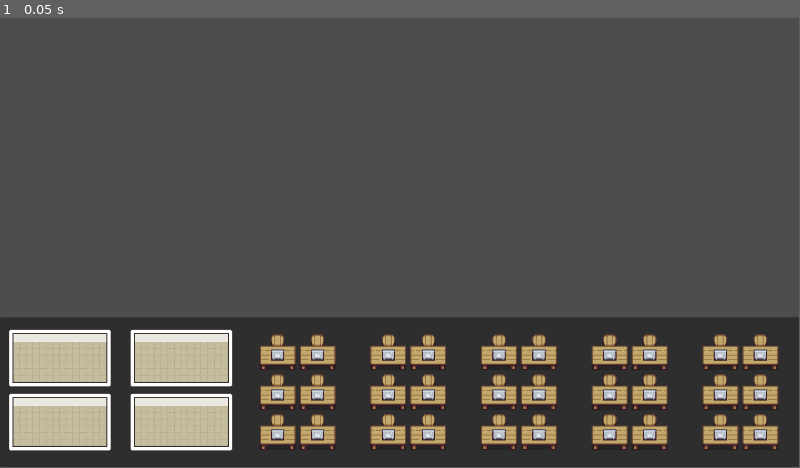
Above: before the commit, frame 1.
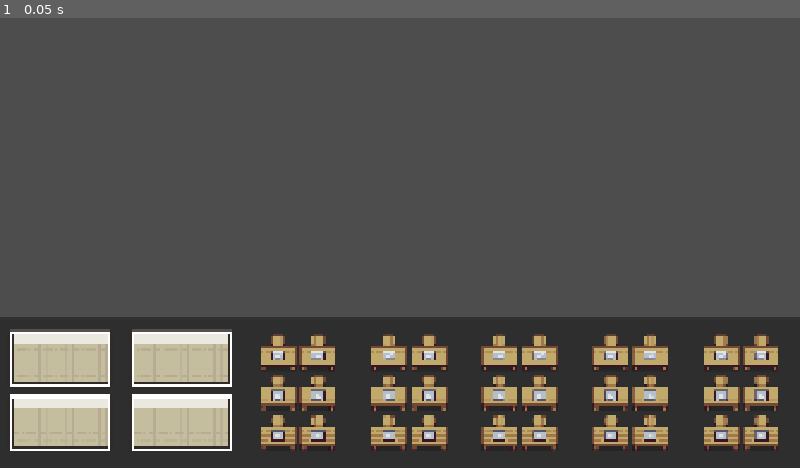
Above: after the commit, the same moment.

Repository: TenningYaya/managing-up
Game: Godot game, scene res://scenes/main.tscn
Two runs of this game, one before a commit and one after it. Both use one fixed random seed, a clock stepped at 60 frames per second and the inputs below. The project has no main scene, so this scene is started directly.
Inputs:
- Up to frame 1 (0.05 s): no input
In our replay, the window is 799x449 before the commit and 800x450 after it. These sizes can differ from the game's own. Grey fills any space a smaller window leaves; there, only what the larger window draws over its background counts as a difference.

The runs differ from the first frame. In frame 1, 5.0% of the frame differs, in the area x 1-100%, y 0-97%.

Commit message:
sidebar_UI_frame

Diff:
--- a/project.godot
+++ b/project.godot
@@ -18,6 +18,8 @@
 
 window/size/viewport_width=1920
 window/size/viewport_height=1080
+window/size/mode=3
+window/stretch/mode="canvas_items"
 
 [physics]
 
--- /dev/null
+++ b/scenes/side_menu.gd
@@ -0,0 +1,30 @@
+extends Control
+
+var open_x = 1570  # 展开时的坐标
+var close_x = 1840 # 收起时的坐标
+var is_open = false # 记录菜单现在是开还是关
+
+# 这个函数专门负责“伸缩”动画
+func toggle_menu():
+	# 切换状态
+	is_open = !is_open
+
+	# 修复后的逻辑：如果是 open 状态，就去 open_x；否则去 close_x
+	var target_x = open_x if is_open else close_x
+
+	# 执行动画
+	var tween = create_tween()
+	tween.tween_property(self, "position:x", target_x, 0.3).set_trans(Tween.TRANS_QUART).set_ease(Tween.EASE_OUT)
+
+# 2. 在各个信号里“调用”它
+func _on_general_pressed():
+	toggle_menu()
+
+func _on_hire_pressed():
+	toggle_menu()
+
+func _on_upgrades_pressed():
+	toggle_menu()
+
+func _on_settings_pressed():
+	toggle_menu()
--- /dev/null
+++ b/scenes/side_menu.tscn
@@ -0,0 +1,131 @@
+[gd_scene format=3 uid="uid://bin62t7m5b1o0"]
+
+[ext_resource type="Script" uid="uid://cj130y7inpn67" path="res://scenes/side_menu.gd" id="1_7o1yw"]
+[ext_resource type="Texture2D" uid="uid://bhdgpy4vms7ux" path="res://assets/sidebar/Pocket Inventory Series #2/Pocket Inventory Series #2 Pixel Map v1.2/Sprites/Content/Pixel Map Base/0.png" id="2_qlopi"]
+[ext_resource type="Texture2D" uid="uid://b2fojsgp6ucyj" path="res://assets/sidebar/Pocket Inventory Series #2/Pocket Inventory Series #2 Pixel Map v1.2/Sprites/Content/Pixel Map Base/1.png" id="3_tae0b"]
+[ext_resource type="Texture2D" uid="uid://ny4y8iio8a3x" path="res://assets/sidebar/Pocket Inventory Series #2/Pocket Inventory Series #2 Pixel Map v1.2/Sprites/Content/Side Tabs/0.png" id="4_ydyuc"]
+[ext_resource type="Texture2D" uid="uid://d4vok7ld6v6s" path="res://assets/sidebar/Pocket Inventory Series #2/Pocket Inventory Series #2 Pixel Map v1.2/Sprites/Content/Side Tabs/1.png" id="5_3krn0"]
+[ext_resource type="Texture2D" uid="uid://bfeuwja7nmrsl" path="res://assets/sidebar/Pocket Inventory Series #2/Pocket Inventory Series #2 Pixel Map v1.2/Sprites/Content/Side Tabs/2.png" id="6_6pbfu"]
+[ext_resource type="Texture2D" uid="uid://dgxfwdmcj51y1" path="res://assets/sidebar/Pocket Inventory Series #2/Pocket Inventory Series #2 Pixel Map v1.2/Sprites/Content/Icons/0.png" id="7_v83px"]
+[ext_resource type="Texture2D" uid="uid://dwbmsxv6h3m44" path="res://assets/sidebar/Pocket Inventory Series #2/Pocket Inventory Series #2 Pixel Map v1.2/Sprites/Content/Icons/6.png" id="8_ap86d"]
+[ext_resource type="Texture2D" uid="uid://bu0iqmw12h5aj" path="res://assets/sidebar/Pocket Inventory Series #2/Pocket Inventory Series #2 Pixel Map v1.2/Sprites/Content/UI Buttons/7.png" id="9_w6w8c"]
+[ext_resource type="Texture2D" uid="uid://dl4n8288fmagk" path="res://assets/sidebar/Pocket Inventory Series #2/Pocket Inventory Series #2 Pixel Map v1.2/Sprites/Content/Icons/7.png" id="10_eak2a"]
+
+[sub_resource type="AtlasTexture" id="AtlasTexture_hbk5s"]
+atlas = ExtResource("2_qlopi")
+region = Rect2(27.300018, 48.45536, 299.99997, 293.75705)
+
+[sub_resource type="AtlasTexture" id="AtlasTexture_kxbck"]
+atlas = ExtResource("3_tae0b")
+region = Rect2(13.045013, 48.486374, 297.62228, 292.4687)
+
+[node name="SideMenu" type="Control" unique_id=1012173253]
+layout_mode = 3
+anchors_preset = 3
+anchor_left = 1.0
+anchor_top = 1.0
+anchor_right = 1.0
+anchor_bottom = 1.0
+offset_left = -80.0
+offset_top = -360.0
+offset_right = 270.0
+grow_horizontal = 0
+grow_vertical = 0
+script = ExtResource("1_7o1yw")
+
+[node name="BG" type="TextureRect" parent="." unique_id=313222355]
+layout_mode = 0
+offset_left = 80.0
+offset_right = 350.0
+offset_bottom = 360.0
+texture = SubResource("AtlasTexture_hbk5s")
+expand_mode = 1
+
+[node name="BG_Frame" type="TextureRect" parent="." unique_id=1847319922]
+layout_mode = 0
+offset_left = 80.0
+offset_right = 350.0
+offset_bottom = 360.0
+texture = SubResource("AtlasTexture_kxbck")
+expand_mode = 1
+
+[node name="VBoxContainer" type="VBoxContainer" parent="." unique_id=1137241239]
+layout_mode = 0
+offset_right = 80.0
+offset_bottom = 359.0
+alignment = 1
+
+[node name="General" type="TextureButton" parent="VBoxContainer" unique_id=929581729]
+custom_minimum_size = Vector2(80, 80)
+layout_mode = 2
+texture_normal = ExtResource("4_ydyuc")
+texture_pressed = ExtResource("5_3krn0")
+texture_hover = ExtResource("6_6pbfu")
+ignore_texture_size = true
+stretch_mode = 0
+
+[node name="general icon" type="TextureRect" parent="VBoxContainer/General" unique_id=1954574884]
+layout_mode = 0
+offset_top = 5.0
+offset_right = 80.0
+offset_bottom = 85.0
+texture = ExtResource("7_v83px")
+
+[node name="Hire" type="TextureButton" parent="VBoxContainer" unique_id=830354154]
+custom_minimum_size = Vector2(80, 80)
+layout_mode = 2
+texture_normal = ExtResource("4_ydyuc")
+texture_pressed = ExtResource("5_3krn0")
+texture_hover = ExtResource("6_6pbfu")
+ignore_texture_size = true
+stretch_mode = 0
+
+[node name="hire icon" type="TextureRect" parent="VBoxContainer/Hire" unique_id=1201399789]
+custom_minimum_size = Vector2(80, 80)
+layout_mode = 0
+offset_left = -2.0
+offset_top = 2.0
+offset_right = 78.0
+offset_bottom = 82.0
+texture = ExtResource("8_ap86d")
+
+[node name="Upgrades" type="TextureButton" parent="VBoxContainer" unique_id=2060125637]
+custom_minimum_size = Vector2(80, 80)
+layout_mode = 2
+texture_normal = ExtResource("4_ydyuc")
+texture_pressed = ExtResource("5_3krn0")
+texture_hover = ExtResource("6_6pbfu")
+ignore_texture_size = true
+stretch_mode = 0
+
+[node name="upgrades icon" type="TextureRect" parent="VBoxContainer/Upgrades" unique_id=2046876398]
+layout_mode = 0
+offset_left = 16.0
+offset_top = 18.0
+offset_right = 96.0
+offset_bottom = 98.0
+scale = Vector2(0.6, 0.6)
+texture = ExtResource("9_w6w8c")
+
+[node name="Settings" type="TextureButton" parent="VBoxContainer" unique_id=609711880]
+custom_minimum_size = Vector2(80, 80)
+layout_mode = 2
+texture_normal = ExtResource("4_ydyuc")
+texture_pressed = ExtResource("5_3krn0")
+texture_hover = ExtResource("6_6pbfu")
+ignore_texture_size = true
+stretch_mode = 0
+
+[node name="settings icon" type="TextureRect" parent="VBoxContainer/Settings" unique_id=383141364]
+custom_minimum_size = Vector2(80, 80)
+layout_mode = 0
+offset_left = -2.0
+offset_top = 2.0
+offset_right = 78.0
+offset_bottom = 82.0
+texture = ExtResource("10_eak2a")
+
+[connection signal="pressed" from="VBoxContainer/General" to="." method="_on_general_pressed"]
+[connection signal="pressed" from="VBoxContainer/Hire" to="." method="_on_hire_pressed"]
+[connection signal="pressed" from="VBoxContainer/Upgrades" to="." method="_on_upgrades_pressed"]
+[connection signal="pressed" from="VBoxContainer/Settings" to="." method="_on_settings_pressed"]
Binary file added: assets/sidebar/Pocket Inventory Series #2/Pocket Inventory Series #2 Pixel Map v1.2/Aseprite/SpriteSheet.aseprite
Binary file added: assets/sidebar/Pocket Inventory Series #2/Pocket Inventory Series #2 Pixel Map v1.2/PNG SpriteSheet/SpriteSheet.png
Not shown, added: assets/sidebar/Pocket Inventory Series #2/Pocket Inventory Series #2 Pixel Map v1.2/PNG SpriteSheet/SpriteSheet.png.import
Binary file added: assets/sidebar/Pocket Inventory Series #2/Pocket Inventory Series #2 Pixel Map v1.2/Sprites/Content/Background/0.png
Not shown, added: assets/sidebar/Pocket Inventory Series #2/Pocket Inventory Series #2 Pixel Map v1.2/Sprites/Content/Background/0.png.import
Binary file added: assets/sidebar/Pocket Inventory Series #2/Pocket Inventory Series #2 Pixel Map v1.2/Sprites/Content/Bulb/0.png
Not shown, added: assets/sidebar/Pocket Inventory Series #2/Pocket Inventory Series #2 Pixel Map v1.2/Sprites/Content/Bulb/0.png.import
Binary file added: assets/sidebar/Pocket Inventory Series #2/Pocket Inventory Series #2 Pixel Map v1.2/Sprites/Content/Bulb/1.png
Not shown, added: assets/sidebar/Pocket Inventory Series #2/Pocket Inventory Series #2 Pixel Map v1.2/Sprites/Content/Bulb/1.png.import
Binary file added: assets/sidebar/Pocket Inventory Series #2/Pocket Inventory Series #2 Pixel Map v1.2/Sprites/Content/Buttons/0.png
Not shown, added: assets/sidebar/Pocket Inventory Series #2/Pocket Inventory Series #2 Pixel Map v1.2/Sprites/Content/Buttons/0.png.import
Binary file added: assets/sidebar/Pocket Inventory Series #2/Pocket Inventory Series #2 Pixel Map v1.2/Sprites/Content/Buttons/1.png
(and 980 more such lines)
